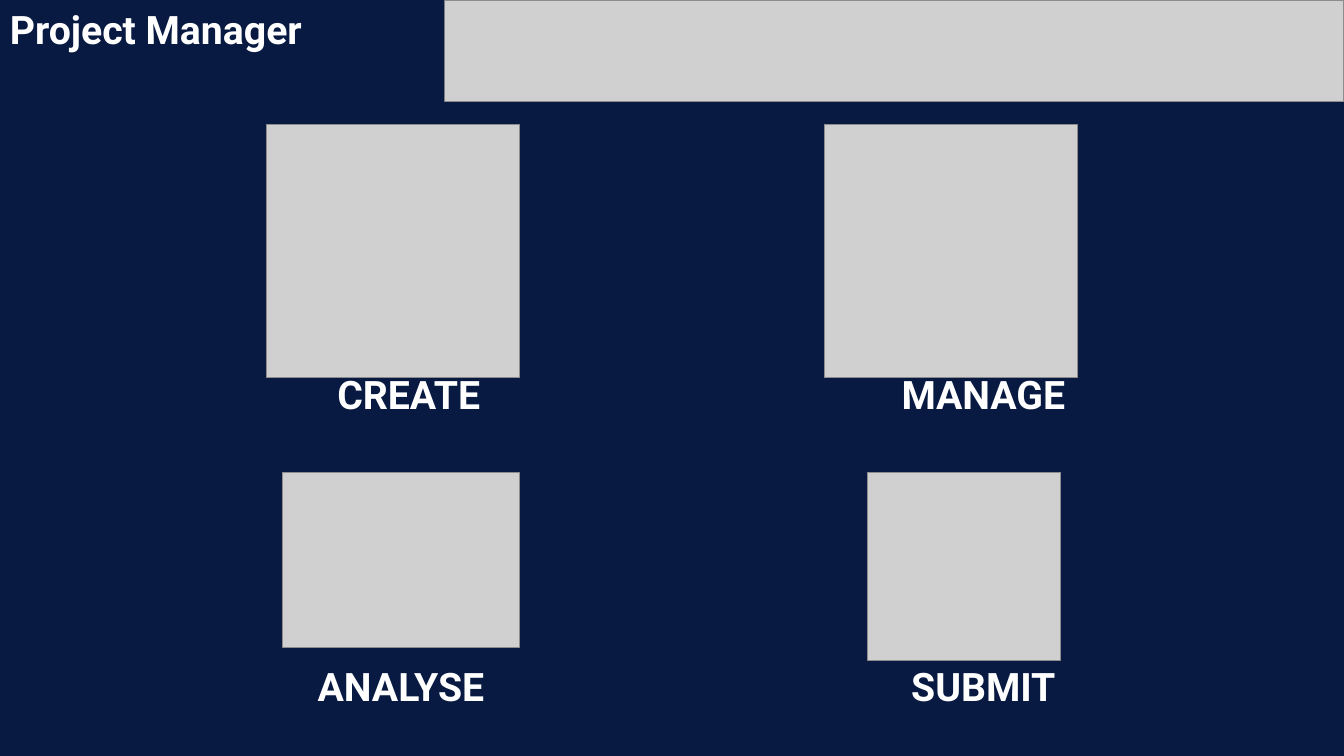
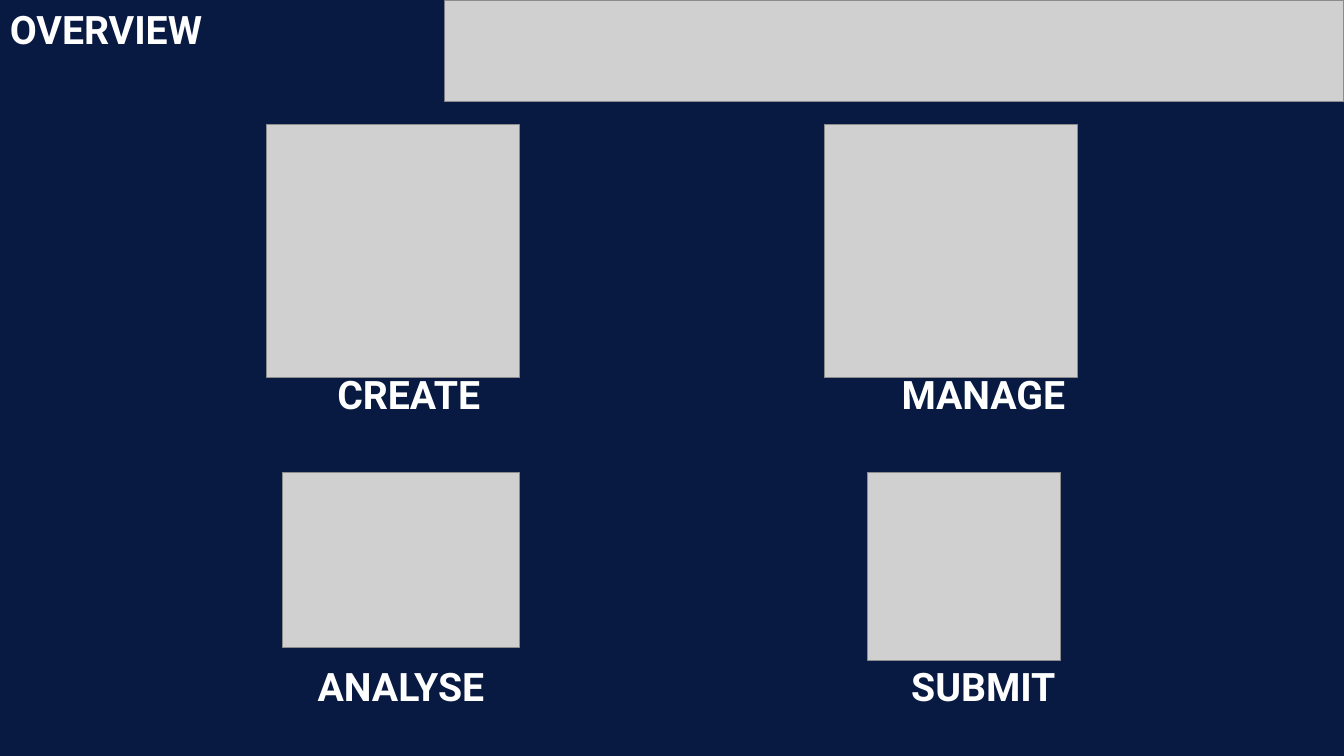
Before and after one commit to rajputaditya/ProjectManagement, a slide deck: slide 2 of MajorProject.pptx. Drawn at 1344x756 pixels with LibreOffice and Linux fonts; fonts in the diff are those of the drawing; grey boxes stand for pictures. Boxes give left, top, right and bottom in pixels: in the first picture for what was removed or moved away, otherwise in the second. Text is boxed around its words. In the diff, an @@ line names an element or a change of style, - is before the commit and + after.

```diff
--- a/MajorProject.pptx
+++ b/MajorProject.pptx
@@ text at (x1=10, y1=15, x2=202, y2=45): text changed @@
-Project Manager
+OVERVIEW
```
Also in this commit, not shown: 2 other slides changed, 3 slides added.
